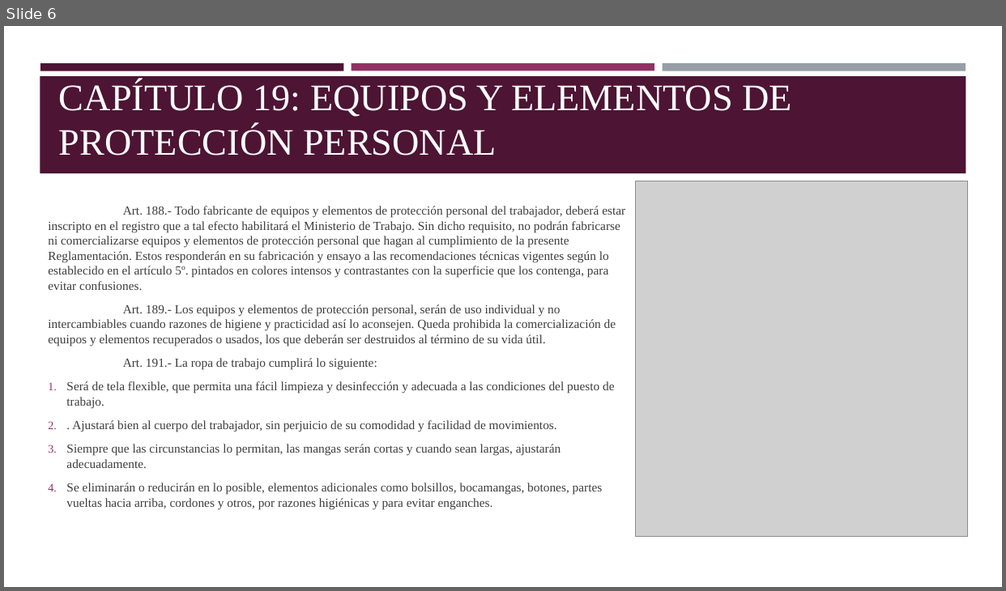
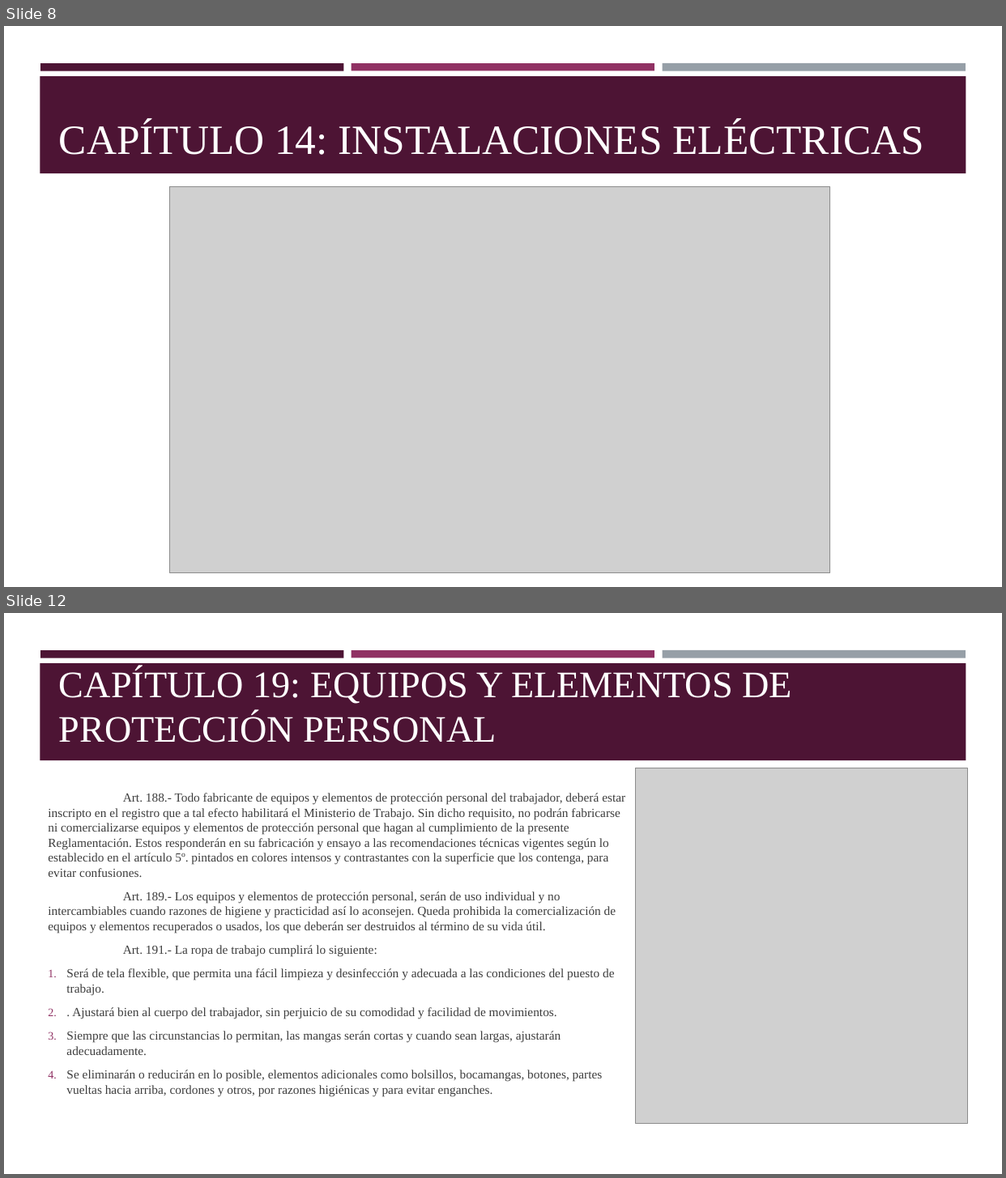
Before and after one commit to Cnsgnicole/doubik, a slide deck: TP LEY 19587 - Presentación de capítulos.pptx. Shown one above the other, each under a label of ours: slide 6 before the commit, slides 8 and 12 after it; the slides between them are not shown. The pictures are 1006x591 and 1006x1178 pixels, drawn with LibreOffice and Linux fonts; fonts in the diff are those of the drawing; grey boxes stand for pictures. Boxes give left, top, right and bottom in pixels: in the first picture for what was removed or moved away, otherwise in the second. Text is boxed around its words. In the diff, an @@ line names an element or a change of style, - is before the commit and + after.

```diff
--- a/TP LEY 19587 - Presentación de capítulos.pptx
+++ b/TP LEY 19587 - Presentación de capítulos.pptx
@@ slide 8 added at (4,26,1002,587), background #FFFFFF; not listed: 4 template elements that a slide beside it also shows @@
@@ title added at (59,122,924,155), 40 pt, text #FFFFFF @@
+CAPÍTULO 14: INSTALACIONES ELÉCTRICAS
@@ picture added at (170,186,829,574) @@
@@ what was slide 6 is now slide 12 @@
```
Also in this commit, not shown: 10 other slides added.
